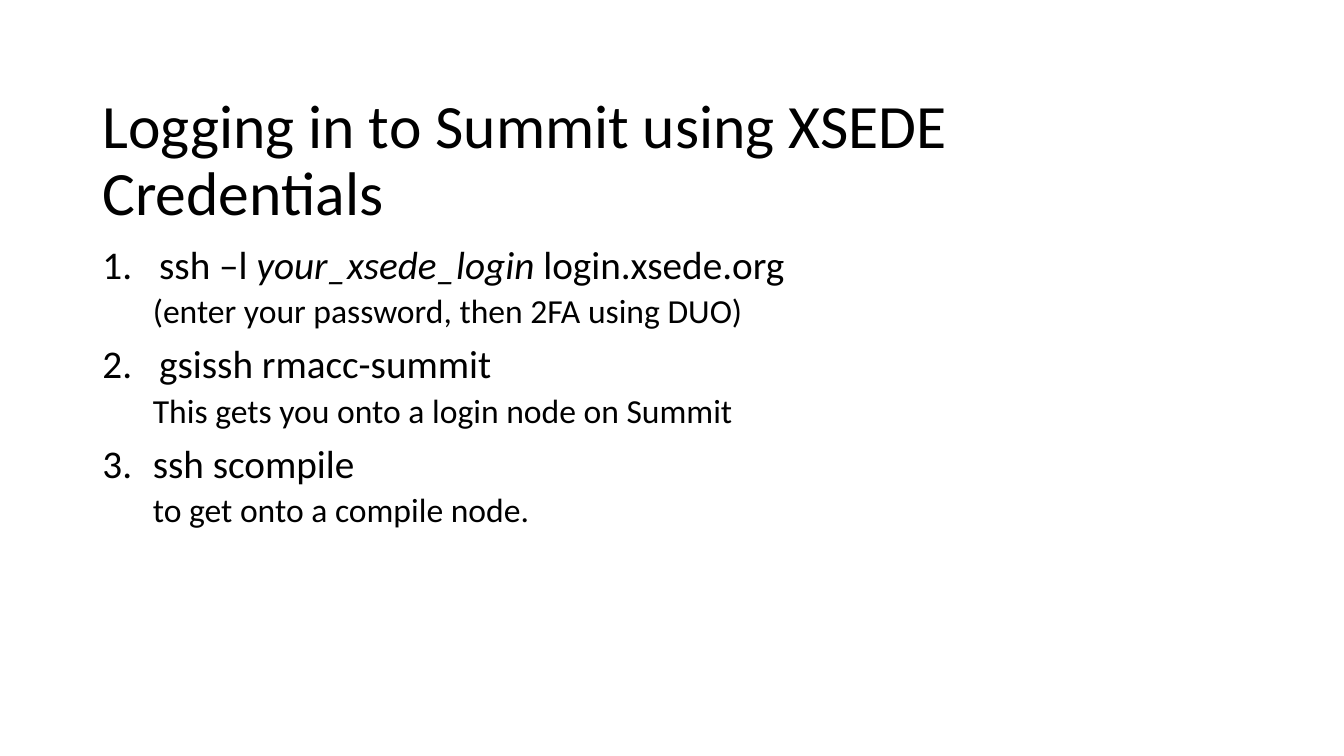
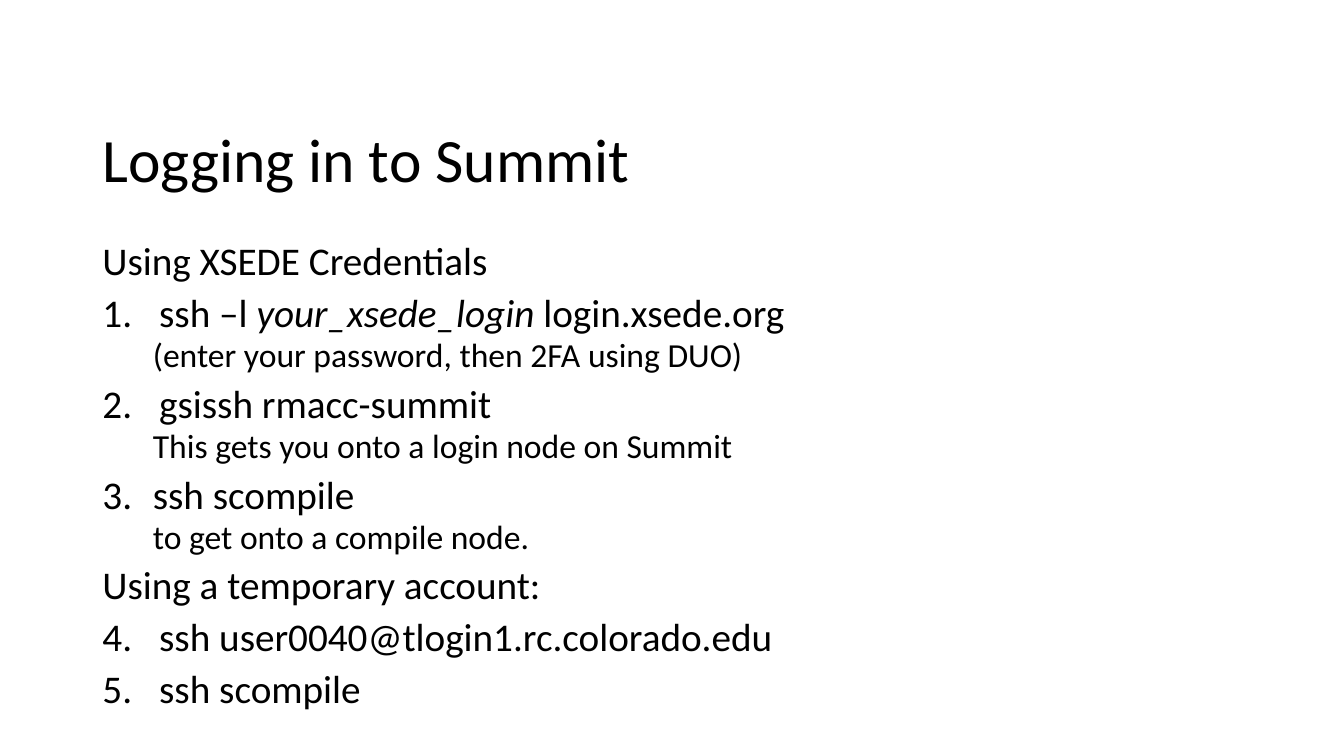
Before and after one commit to CHPC-UofU/rmacc-workflows, a slide deck: slide 2 of slides/workflow_tools.pptx (slide 21 before the commit). Drawn at 1344x756 pixels with LibreOffice and Linux fonts; fonts in the diff are those of the drawing; background and template pictures are left out. Boxes give left, top, right and bottom in pixels: in the first picture for what was removed or moved away, otherwise in the second. Text is boxed around its words. In the diff, an @@ line names an element or a change of style, - is before the commit and + after.

```diff
--- a/slides/workflow_tools.pptx
+++ b/slides/workflow_tools.pptx
@@ title at [102, 139, 629, 193]: text changed @@
-Logging in to Summit using XSEDE Credentials
+Logging in to Summit
@@ text at [102, 247, 488, 282]: paragraph added @@
+Using XSEDE Credentials
@@ text at [153, 299, 784, 555]: line spacing 0.9 to 0.8 @@
@@ text at [102, 572, 772, 710]: paragraphs added @@
+Using a temporary account:
+1. ssh user0040@tlogin1.rc.colorado.edu
+2. ssh scompile
```
Also in this commit, not shown: 10 other slides changed, 6 slides added, 2 slides removed, 1 other file.
